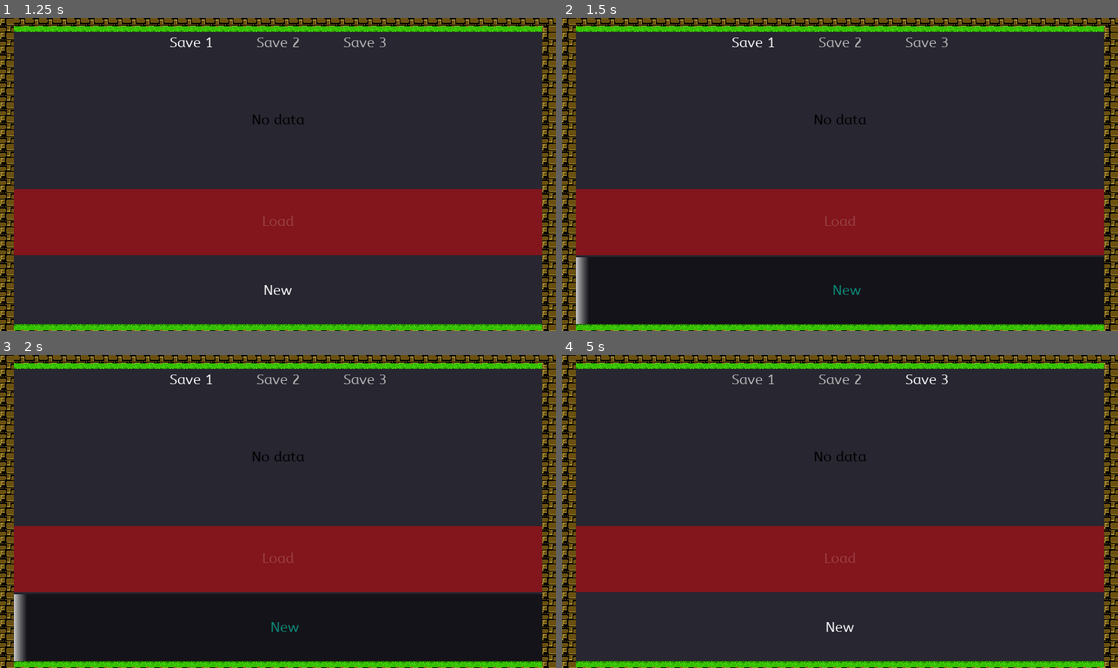
Above: before the commit, frames 1-4 (two rows, left to right).
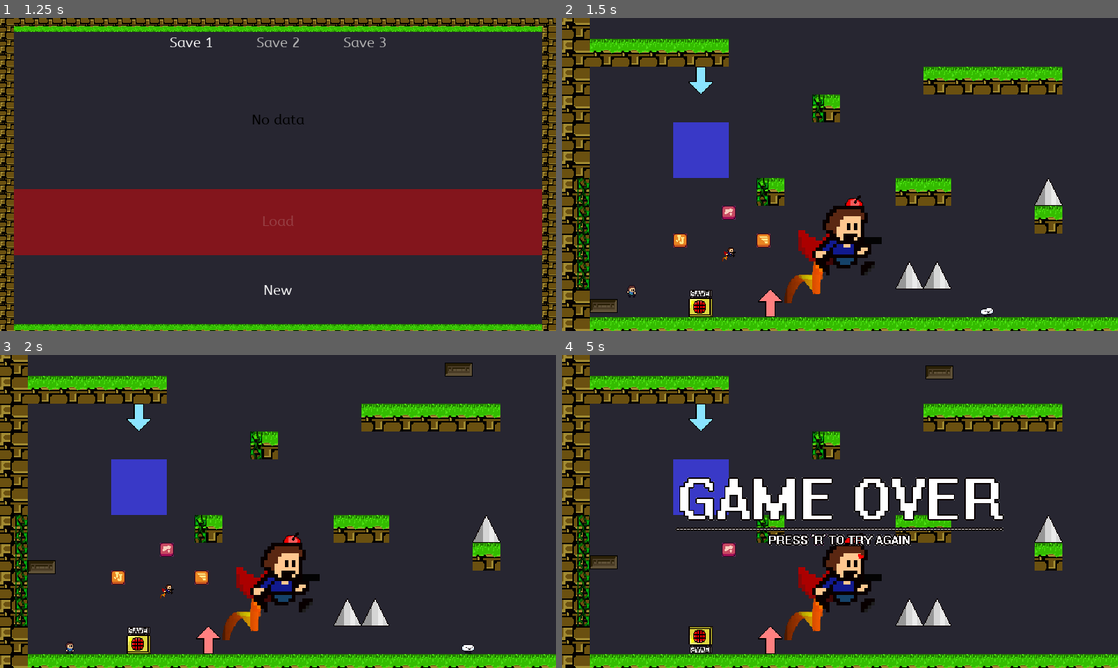
Above: after the commit, the same moments.

Repository: Smartkin/i-wanna-go-through-time-game-jam-edition
Game: Godot game, scene res://Rooms/Title.tscn
The game is run twice, just before and just after one commit, with the same random seed, the same clock (stepped at 60 frames per second) and the same inputs. Sound files missing from this copy of the repository are replaced by a short silence.
Inputs (mouse positions are in pixels of both pictures, inside the frame that each line leads up to):
- Up to frame 1 (1.25 s): click "Start Game" at 0.5 s
- Up to frame 2 (1.5 s): click "New" at 1.25 s
- Up to frame 3 (2 s): no input
- Up to frame 4 (5 s): click (840, 627) at 2 s, where only the run before the commit has a clickable "New"; tap Enter at 2.75 s; move the mouse to (962, 495) at 2.77 s; hold Right (right) 2.78-3.53 s; hold Shift (jump) 2.78-3.53 s; click (962, 495) at 2.92 s; move the mouse to (728, 527) at 3.52 s; hold Down (down) 3.53-4.28 s; tap X (dash) at 3.6 s; tap Shift (jump) at 3.77, 3.8, 4.07, 4.55 s; move the mouse to (895, 442) at 4.27 s; hold Right (right) from 4.28 s (still down); hold Z (shoot) from 4.28 s (still down)

Frame 1 is identical in both runs. In frame 2, 43% of the frame differs, in the area x 0-100%, y 0-100%; in frame 3, 43%; in frame 4, 47%.

Commit message:
Update the AutoSpike

Diff:
--- a/Scenes/Enemies/Balloon.tscn
+++ b/Scenes/Enemies/Balloon.tscn
@@ -107,7 +107,7 @@
 [node name="Sprite" type="AnimatedSprite" parent="PathFollow2D/Balloon"]
 position = Vector2( 16, 16 )
 frames = SubResource( 10 )
-frame = 5
+frame = 1
 playing = true
 __meta__ = {
 "_edit_lock_": true
--- a/Scenes/Hazards/GuyrockSpike.tscn
+++ b/Scenes/Hazards/GuyrockSpike.tscn
@@ -169,8 +169,10 @@
 collision_layer = 8
 collision_mask = 0
 script = ExtResource( 2 )
+spike_dir = 3
 
 [node name="BlockChecker" type="Area2D" parent="."]
+position = Vector2( -5.51073e-16, -3 )
 collision_layer = 0
 collision_mask = 4
 monitorable = false
--- a/Scripts/Killers/AutoSpike.gd
+++ b/Scripts/Killers/AutoSpike.gd
@@ -1,34 +1,52 @@
+tool
 extends KinematicBody2D
 
 onready var n_SpikeOrientation := $SpikeOrientation
 onready var n_BlockChecker := $BlockChecker
 
-export(int, -1, 3) var spike_dir := -1
+enum SPIKE_DIRECTION {
+	AUTO = -1,
+	RIGHT,
+	DOWN,
+	LEFT,
+	UP,
+}
+
+export(SPIKE_DIRECTION) var spike_dir := SPIKE_DIRECTION.AUTO
 var check_dir := 0
 
 
 func _ready() -> void:
 	add_to_group("Killers")
-	if spike_dir != -1:
+	if spike_dir != SPIKE_DIRECTION.AUTO:
 		set_spike_dir(spike_dir)
 	else:
 		_check_for_solids()
+
+func _process(delta):
+	if Engine.editor_hint:
+		if spike_dir != SPIKE_DIRECTION.AUTO:
+			set_spike_dir(spike_dir)
+		else:
+			_check_for_solids()
 
 
 func set_spike_dir(value: int) -> void:
 	spike_dir = value
 	match(value):
-		0:
+		SPIKE_DIRECTION.RIGHT:
 			n_SpikeOrientation.play("right")
-		1:
+		SPIKE_DIRECTION.DOWN:
 			n_SpikeOrientation.play("down")
-		2:
+		SPIKE_DIRECTION.LEFT:
 			n_SpikeOrientation.play("left")
+		SPIKE_DIRECTION.UP:
+			n_SpikeOrientation.play("RESET")
 
 
 func _check_for_solids() -> void:
 	for i in range(4):
-		if spike_dir != -1:
+		if spike_dir != SPIKE_DIRECTION.AUTO:
 			break
 		check_dir = i
 		var dir = deg2rad(90 * i)
--- a/TestBed.tscn
+++ b/TestBed.tscn
@@ -1,25 +1,26 @@
 [gd_scene load_steps=22 format=2]
 
 [ext_resource path="res://Tiles/BrownBlocksTiles1.tscn" type="PackedScene" id=1]
-[ext_resource path="res://Objects/Player/PlayerController.tscn" type="PackedScene" id=2]
-[ext_resource path="res://Objects/Gimmicks/Platform.tscn" type="PackedScene" id=3]
-[ext_resource path="res://Objects/Hazards/DelFruit.tscn" type="PackedScene" id=4]
-[ext_resource path="res://Objects/Hazards/SpikeUp.tscn" type="PackedScene" id=5]
-[ext_resource path="res://Objects/Hazards/SpikeDown.tscn" type="PackedScene" id=6]
-[ext_resource path="res://Objects/Hazards/SpikeLeft.tscn" type="PackedScene" id=7]
-[ext_resource path="res://Objects/Gimmicks/WallJumpL.tscn" type="PackedScene" id=8]
-[ext_resource path="res://Objects/Gimmicks/WalljumpR.tscn" type="PackedScene" id=9]
-[ext_resource path="res://Objects/Gimmicks/GravitySwitch.tscn" type="PackedScene" id=10]
-[ext_resource path="res://Objects/Gimmicks/GravitySwitchNormal.tscn" type="PackedScene" id=11]
-[ext_resource path="res://Objects/Save.tscn" type="PackedScene" id=12]
-[ext_resource path="res://Objects/Warp.tscn" type="PackedScene" id=13]
-[ext_resource path="res://Objects/Gimmicks/Water.tscn" type="PackedScene" id=14]
-[ext_resource path="res://Objects/MusicPlayer.tscn" type="PackedScene" id=15]
-[ext_resource path="res://Objects/Items/Chip.tscn" type="PackedScene" id=16]
-[ext_resource path="res://Objects/Interactables/TimeMachine.tscn" type="PackedScene" id=17]
-[ext_resource path="res://Objects/Items/Ability.tscn" type="PackedScene" id=18]
-[ext_resource path="res://Objects/Block.tscn" type="PackedScene" id=19]
-[ext_resource path="res://Objects/Enemies/Goomba.tscn" type="PackedScene" id=20]
+[ext_resource path="res://Scenes/Player/PlayerController.tscn" type="PackedScene" id=2]
+[ext_resource path="res://Scenes/Gimmicks/Platform.tscn" type="PackedScene" id=3]
+[ext_resource path="res://Scenes/Hazards/DelFruit.tscn" type="PackedScene" id=4]
+[ext_resource path="res://Scenes/Hazards/SpikeUp.tscn" type="PackedScene" id=5]
+[ext_resource path="res://Scenes/Hazards/SpikeDown.tscn" type="PackedScene" id=6]
+[ext_resource path="res://Scenes/Hazards/SpikeLeft.tscn" type="PackedScene" id=7]
+[ext_resource path="res://Scenes/Gimmicks/WallJumpL.tscn" type="PackedScene" id=8]
+[ext_resource path="res://Scenes/Gimmicks/WalljumpR.tscn" type="PackedScene" id=9]
+[ext_resource path="res://Scenes/Gimmicks/GravitySwitch.tscn" type="PackedScene" id=10]
+[ext_resource path="res://Scenes/Gimmicks/GravitySwitchNormal.tscn" type="PackedScene" id=11]
+[ext_resource path="res://Scenes/Save.tscn" type="PackedScene" id=12]
+[ext_resource path="res://Scenes/Warp.tscn" type="PackedScene" id=13]
+[ext_resource path="res://Scenes/Gimmicks/Water.tscn" type="PackedScene" id=14]
+[ext_resource path="res://Scenes/MusicPlayer.tscn" type="PackedScene" id=15]
+[ext_resource path="res://Scenes/Items/Chip.tscn" type="PackedScene" id=16]
+[ext_resource path="res://Scenes/Interactables/TimeMachine.tscn" type="PackedScene" id=17]
+[ext_resource path="res://Scenes/Items/Ability.tscn" type="PackedScene" id=18]
+[ext_resource path="res://Scenes/Block.tscn" type="PackedScene" id=19]
+[ext_resource path="res://Scenes/Enemies/Goomba.tscn" type="PackedScene" id=20]
+
 
 [node name="TestBed" type="Node2D"]
 __meta__ = {
@@ -167,6 +168,3 @@
 position = Vector2( 464, 688 )
 moving_platform_apply_velocity_on_leave = 2
 speed = 100
-
-[node name="Balloon" parent="." instance=ExtResource( 21 )]
-position = Vector2( 352, 424 )
